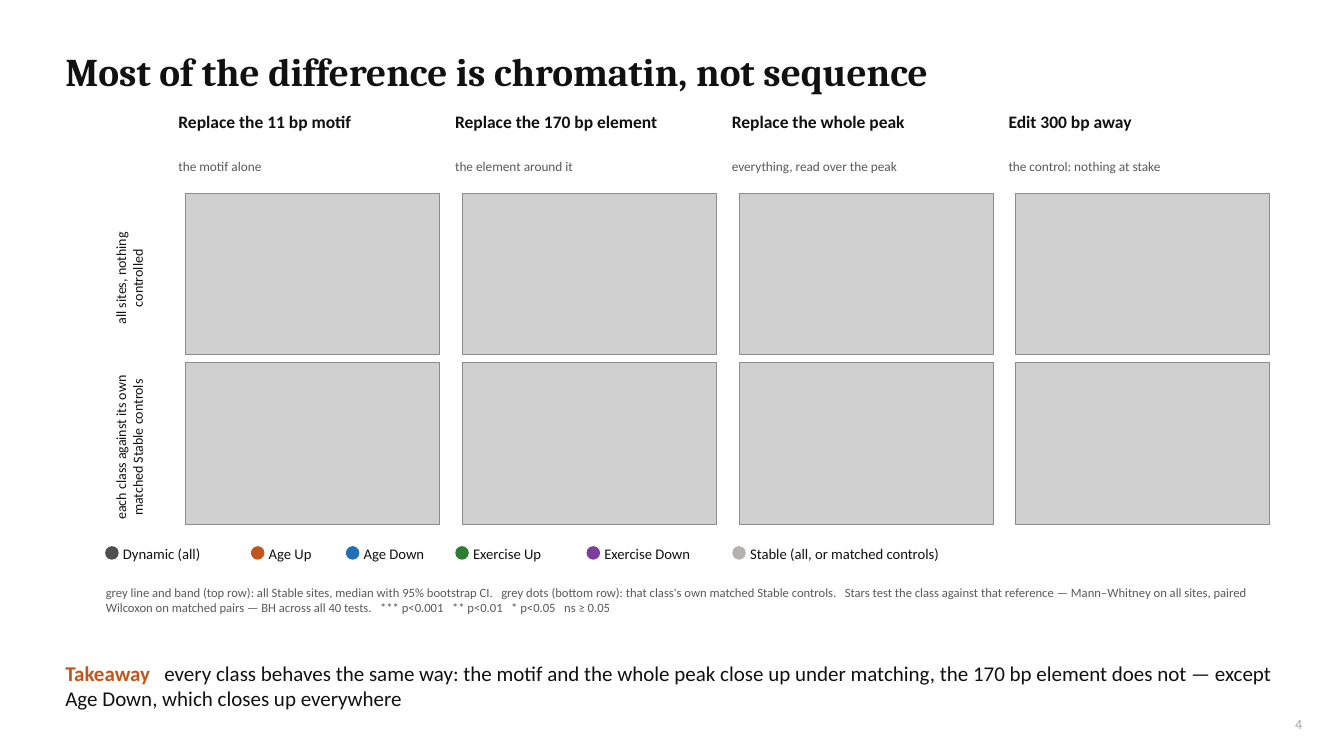
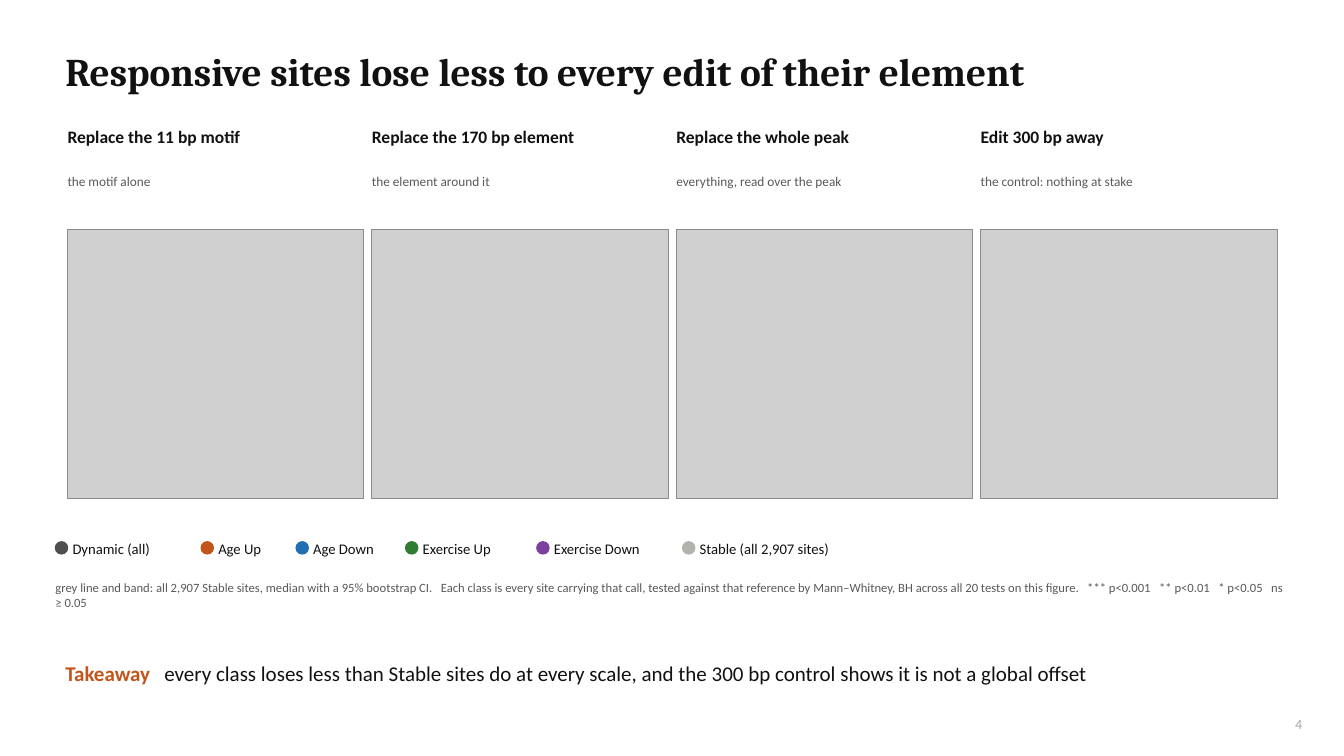
Before and after one commit to cytokine4242/Alpha_Genome_Ap1, a slide deck: slide 4 of Analysis/AP1_AlphaGenome_results.pptx. Drawn at 1344x756 pixels with LibreOffice and Linux fonts; fonts in the diff are those of the drawing; grey boxes stand for pictures. Boxes give left, top, right and bottom in pixels: in the first picture for what was removed or moved away, otherwise in the second. Text is boxed around its words. In the diff, an @@ line names an element or a change of style, - is before the commit and + after.

```diff
--- a/Analysis/AP1_AlphaGenome_results.pptx
+++ b/Analysis/AP1_AlphaGenome_results.pptx
@@ title at [65, 58, 1024, 95]: text changed @@
-Most of the difference is chromatin, not sequence
+Responsive sites lose less to every edit of their element
@@ text "Replace the 11 bp motif": place and size @@
-text "Replace the 11 bp motif" at [178, 115, 351, 131]
+text "Replace the 11 bp motif" at [68, 130, 240, 146]
@@ text "Replace the 170 bp element": place and size @@
-text "Replace the 170 bp element" at [455, 115, 657, 131]
+text "Replace the 170 bp element" at [372, 130, 574, 146]
@@ text "Replace the whole peak": place and size @@
-text "Replace the whole peak" at [732, 115, 904, 131]
+text "Replace the whole peak" at [676, 130, 849, 146]
@@ text "Edit 300 bp away": place and size @@
-text "Edit 300 bp away" at [1009, 115, 1132, 131]
+text "Edit 300 bp away" at [981, 130, 1104, 146]
@@ text "the motif alone": place and size @@
-text "the motif alone" at [178, 162, 261, 171]
+text "the motif alone" at [68, 177, 150, 186]
@@ text "the element around it": place and size @@
-text "the element around it" at [455, 162, 572, 171]
+text "the element around it" at [372, 177, 489, 186]
@@ text "everything, read over the peak": place and size @@
-text "everything, read over the peak" at [732, 162, 897, 174]
+text "everything, read over the peak" at [676, 177, 841, 189]
@@ text "the control: nothing at stake": place and size @@
-text "the control: nothing at stake" at [1009, 162, 1161, 174]
+text "the control: nothing at stake" at [981, 177, 1133, 189]
@@ picture removed at [463, 194, 717, 355] @@
@@ picture removed at [739, 194, 993, 355] @@
@@ picture removed at [1016, 194, 1270, 355] @@
@@ picture: place and size @@
-picture at [186, 194, 440, 355]
+picture at [68, 229, 364, 498]
@@ text removed at [113, 236, 147, 324] @@
-all sites, nothing controlled
@@ picture added at [372, 229, 668, 498] @@
@@ picture added at [677, 229, 973, 498] @@
@@ picture added at [981, 229, 1277, 498] @@
@@ text removed at [113, 377, 147, 519] @@
-each class against its own matched Stable controls
@@ picture removed at [186, 363, 440, 524] @@
@@ picture removed at [463, 363, 717, 524] @@
@@ picture removed at [739, 363, 993, 524] @@
@@ picture removed at [1016, 363, 1270, 524] @@
@@ 6 ellipses, 5 texts: place and size @@
-6 ellipses, 5 texts at [106, 546, 745, 562]
+6 ellipses, 5 texts at [55, 542, 695, 557]
@@ text at [700, 543, 829, 556]: text changed @@
-Stable (all, or matched controls)
+Stable (all 2,907 sites)
@@ text at [55, 583, 1283, 607]: text changed @@
-grey line and band (top row): all Stable sites, median with 95% bootstrap CI. grey dots (bottom row): that class's own matched Stable controls. Stars test the class against that reference — Mann–Whitney on all sites, paired Wilcoxon on matched pairs — BH across all 40 tests. *** p<0.001 ** p<0.01 * p<0.05 ns ≥ 0.05
+grey line and band: all 2,907 Stable sites, median with a 95% bootstrap CI. Each class is every site carrying that call, tested against that reference by Mann–Whitney, BH across all 20 tests on this figure. *** p<0.001 ** p<0.01 * p<0.05 ns ≥ 0.05
@@ text at [65, 666, 1087, 685]: text changed @@
-Takeaway every class behaves the same way: the motif and the whole peak close up under matching, the 170 bp element does not — except Age Down, which closes up everywhere
+Takeaway every class loses less than Stable sites do at every scale, and the 300 bp control shows it is not a global offset
```
Also in this commit, not shown: 5 other slides changed, 1 slide added, 26 other files.
